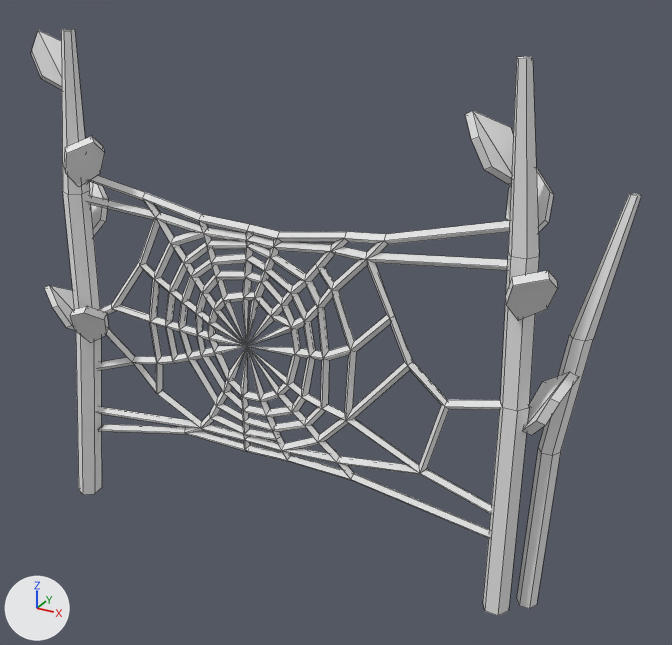
A saved change to the OBJ model Assets/Spider/PUSHILIN_Spider_web.obj.
Before and after are seen from a 50 mm camera at (1.83, -2.74, 1.55) aimed at (0.25, 0.13, 0.12). Every picture has the same lights, and +X, +Y and +Z are marked at lower left. Mesh edges are drawn as thin lines. Where no turn or scale is listed for an object, it has been applied to the vertices.

The first picture shows 'Spider_web'.
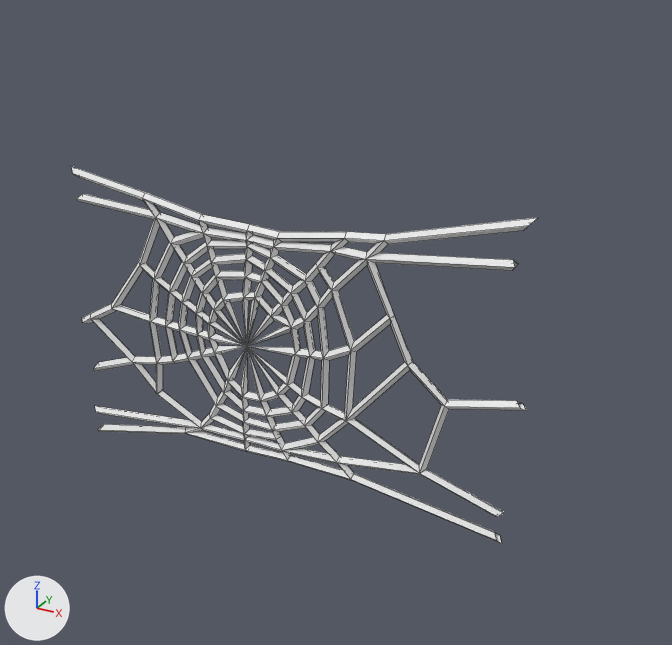
Changed parts and their boxes (x1, y1, x2, y2) in the pictures (672 x 645 px):
'Spider_web', reshaped (24% narrower, 36% shorter)
    before: (31, 29, 641, 616)
    after: (71, 166, 537, 543)
part 1 of me_spider_web, deleted
    before: (31, 29, 641, 616)

The change, as a diff of the scene's bpy script:
```diff
--- a/Assets/Spider/PUSHILIN_Spider_web.obj.py
+++ b/Assets/Spider/PUSHILIN_Spider_web.obj.py
@@ me_spider_web @@
 # used by ob_spider_web; location = (0.0, 0.0, 0.0)
-me_spider_web.from_pydata(...)  # 775 vertices, 914 faces; spans x -1.02..1.27, y -0.24..0.38, z -0.89..1.16
+me_spider_web.from_pydata(...)  # 595 vertices, 776 faces; spans x -0.86..1.04, y -0.1..0.07, z -0.59..0.67
+# me_spider_web part 1: 12 loose pieces with 180 vertices, spanning x -1.02..1.27, y -0.24..0.38, z -0.89..1.16, are deleted
 me_spider_web.materials.append(mat_none)
```
